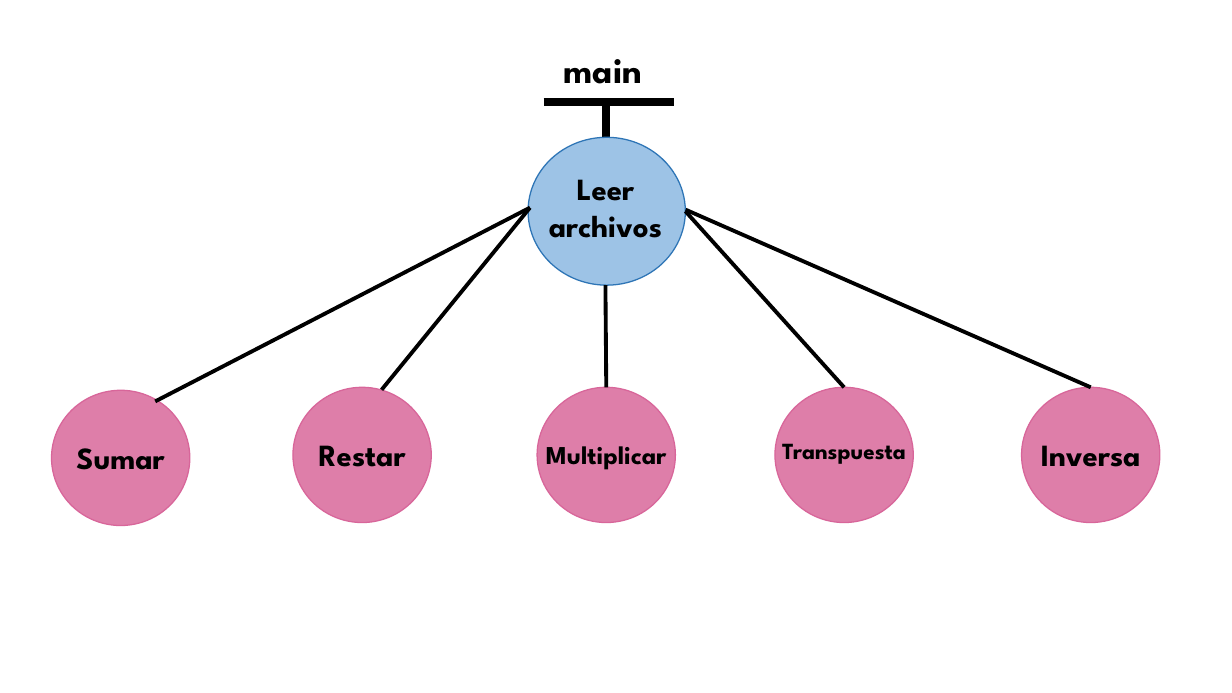
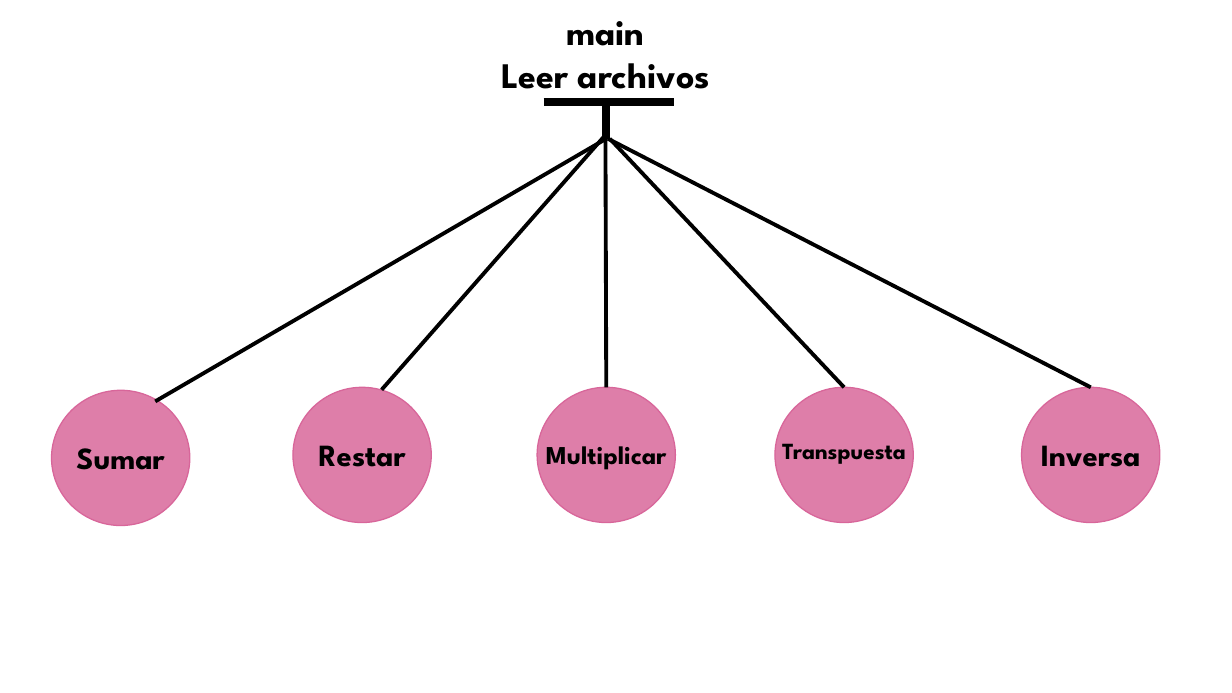
Before and after one commit to brokenerk/Sistemas-Operativos, a slide deck: slide 2 of Practica4/Arbol.pptx. Drawn at 1232x693 pixels with LibreOffice and Linux fonts; fonts in the diff are those of the drawing. Boxes give left, top, right and bottom in pixels: in the first picture for what was removed or moved away, otherwise in the second. Text is boxed around its words. In the diff, an @@ line names an element or a change of style, - is before the commit and + after.

```diff
--- a/Practica4/Arbol.pptx
+++ b/Practica4/Arbol.pptx
@@ text at box(501, 21, 710, 101): text changed @@
-main
+main
+Leer archivos
@@ line moved from (155, 401) - (531, 208) to (155, 401) - (605, 140) @@
@@ line moved from (382, 390) - (531, 208) to (382, 390) - (608, 132) @@
@@ ellipse removed at box(529, 138, 686, 286) @@
@@ line moved from (605, 286) - (606, 387) to (605, 132) - (606, 387) @@
@@ line moved from (686, 210) - (1091, 387) to (608, 139) - (1091, 387) @@
@@ line moved from (845, 387) - (686, 212) to (845, 387) - (610, 139) @@
@@ text removed at box(549, 179, 662, 238) @@
-Leer archivos
```
Also in this commit, not shown: 2 slides added, 5 other files.
